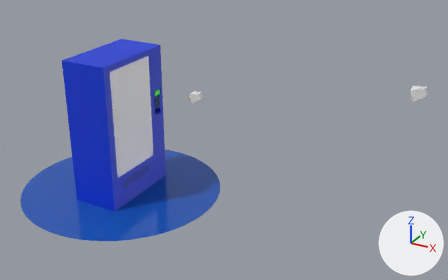
Two versions of the glTF model public/assets/vending.glb, one commit apart.
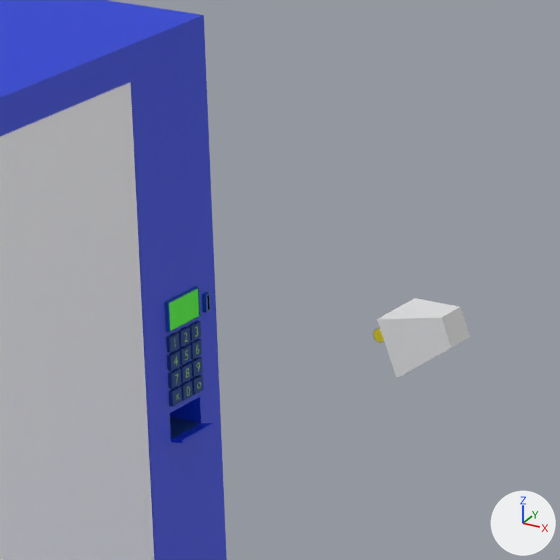
There are two pictures of each version: one whole from a camera (50 mm lens) standing at (16.15, -19.76, 13.35) and looking at (5.06, 0.41, 3.27), one close up on the part from 28% to 49% of the width and 15% to 48% of the height. Every picture has the same lights, and +X, +Y and +Z are marked at lower right. Where no turn or scale is listed for an object, it has been applied to the vertices.

In view in the first close-up: 'Body', 'Glass', 'Screen', 'camera-numpad'.
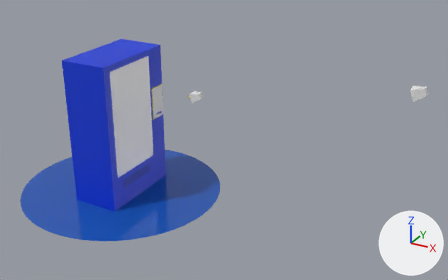
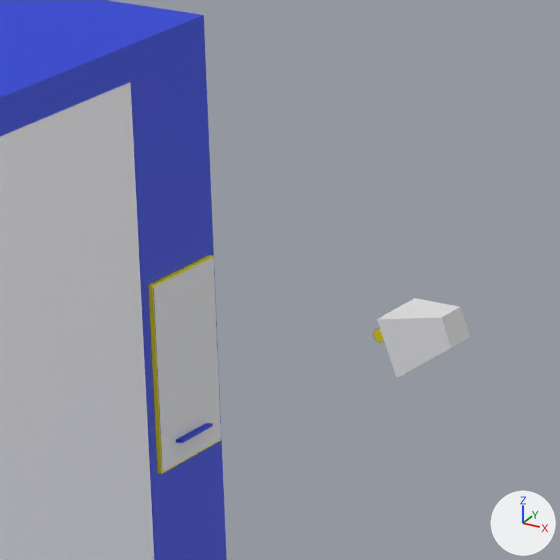
What differs and where, as boxes [x1, y1, x2, y2] in the close-ups (560 x 560 px):
'highlight-keypad-plane', added: after [154, 257, 221, 472]
'highlight-keypad', added (yellow): after [149, 255, 221, 474]

The change, as a list of edits to the scene's bpy script:
```text
Add mat_material_005:
    mat_material_005 = principled_material('Material.005')
    mat_material_005.base_color = (0.8, 0.8, 0.8)  # white #e7e7e7
Add mat_highlight_material:
    mat_highlight_material = principled_material('Highlight material')
    mat_highlight_material.base_color = (1.0, 0.912, 0.0)  # yellow #fff500
Add me_plane_002:
    me_plane_002.from_pydata([(0.0, -0.376, 0.702), (0.0, -0.376, -0.702), (0.0, 0.376, 0.702), (0.0, 0.376, -0.702)], [], [(0, 1, 3), (0, 3, 2)])
    me_plane_002.materials.append(mat_material_005)  # white #e7e7e7
Add me_plane_001:
    me_plane_001.from_pydata(...)  # 128 vertices, 256 faces; spans x -0.032..0.0, y -0.383..0.383, z -0.716..0.716
    me_plane_001.materials.append(mat_highlight_material)  # yellow #fff500
Add ob_highlight_keypad_plane:
    ob_highlight_keypad_plane = bpy.data.objects.new('highlight-keypad-plane', me_plane_002)
    ob_highlight_keypad_plane.location = (1.088, 1.543, 3.844)
Add ob_highlight_keypad:
    ob_highlight_keypad = bpy.data.objects.new('highlight-keypad', me_plane_001)
    ob_highlight_keypad.location = (1.081, 1.543, 3.843)
```
